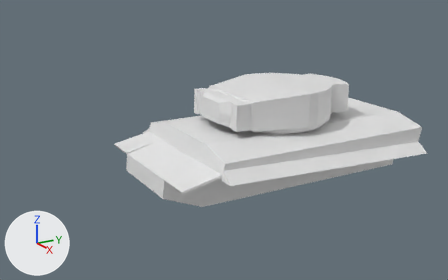
An edit to the Blender file Assets/Art/HeroTank/HeroTank.blend, drawn before and after from the same camera.
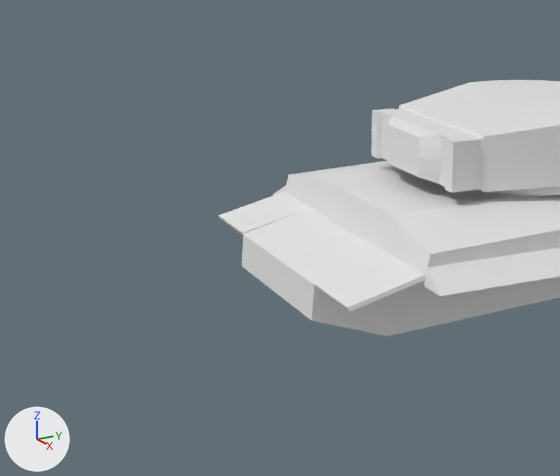
Each version appears first whole from a 50 mm lens placed at (11.84, -7.12, 5.77), pointed at (0.03, -0.22, 1.62), and next in a close-up on the part from 0% to 65% of the width and 11% to 100% of the height. The axes (+X, +Y, +Z) are drawn at lower left. The lights are the same throughout.

Names of what the first close-up shows: 'Body', 'Turret'.
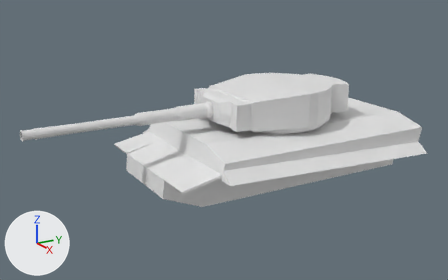
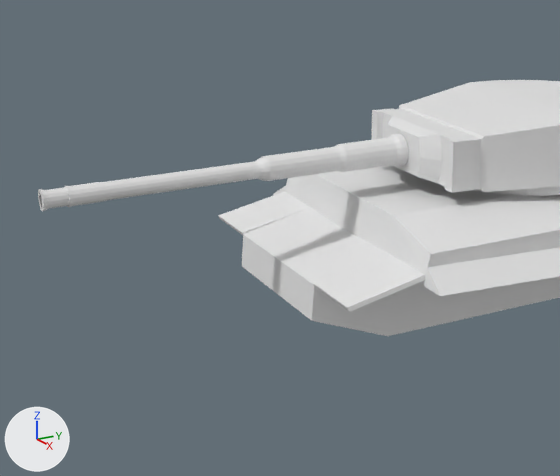
Patch to the scene script:
```diff
--- a/Assets/Art/HeroTank/HeroTank.blend.py
+++ b/Assets/Art/HeroTank/HeroTank.blend.py
@@ me_circle @@
+me_circle.from_pydata(...)  # 256 vertices, 240 faces; spans x -0.22..0.16, y -4.09..0.0, z -0.19..0.19
@@ ob_gun @@
+ob_gun = bpy.data.objects.new('Gun', me_circle)
+ob_gun.location = (0.11, -0.63, 2.4)
```

Pixel boxes [x1, y1, x2, y2] of what changed, in the close-ups (560 x 476 px):
'Gun', added
    after: [38, 134, 409, 211]
